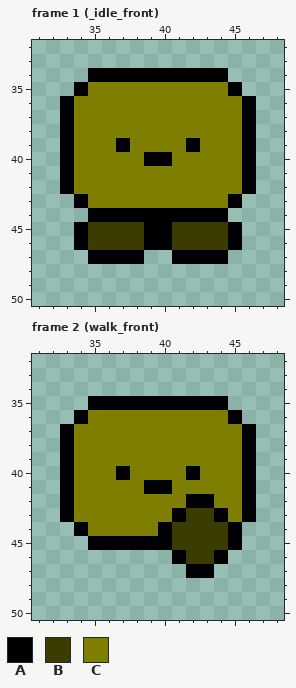
File history of a pixel-art file, assets/aseprite/waddle.aseprite. Above: the version before the commit.
80x80 pixels, 12 frames. Shown: frame 1 (_idle_front): x 31..48, y 32..50; frame 2 (walk_front): x 31..48, y 32..50. The commit also changed other frames, which this record leaves out.
Palette (. is transparent): A #000003  B #3c3c02  C #7e7e01
Pixels before, frame 1 (_idle_front), first column x 33:
34 ..AAAAAAAAAA..
35 .ACCCCCCCCCCA.
36 ACCCCCCCCCCCCA
37 ACCCCCCCCCCCCA
38 ACCCCCCCCCCCCA
39 ACCCACCCCACCCA
40 ACCCCCAACCCCCA
41 ACCCCCCCCCCCCA
42 ACCCCCCCCCCCCA
43 .ACCCCCCCCCCA.
44 ..AAAAAAAAAA..
45 .ABBBBAABBBBA.
46 .ABBBBAABBBBA.
47 ..AAAA..AAAA..
Pixels before, frame 2 (walk_front), first column x 33:
35 ..AAAAAAAAAA..
36 .ACCCCCCCCCCA.
37 ACCCCCCCCCCCCA
38 ACCCCCCCCCCCCA
39 ACCCCCCCCCCCCA
40 ACCCACCCCACCCA
41 ACCCCCAACCCCCA
42 ACCCCCCCCAACCA
43 ACCCCCCCABBACA
44 .ACCCCCABBBBA.
45 ..AAAAAABBBBA.
46 ........ABBA..
47 .........AA...
New version:
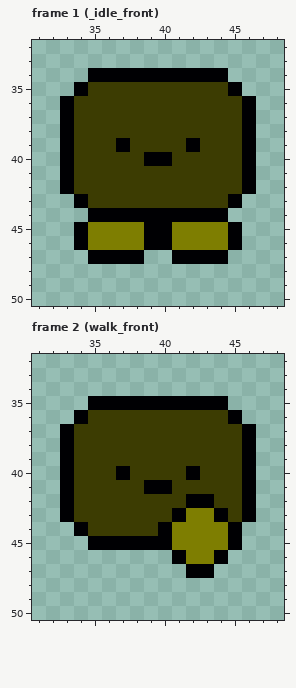
What changed:
colour B: #3c3c02 -> #7e7e01
colour C: #7e7e01 -> #3c3c02
Changed places in both pictures, as pixel boxes (x1, y1, x2, y2):
changed: (74, 82, 242, 250)
changed: (74, 410, 242, 564)
